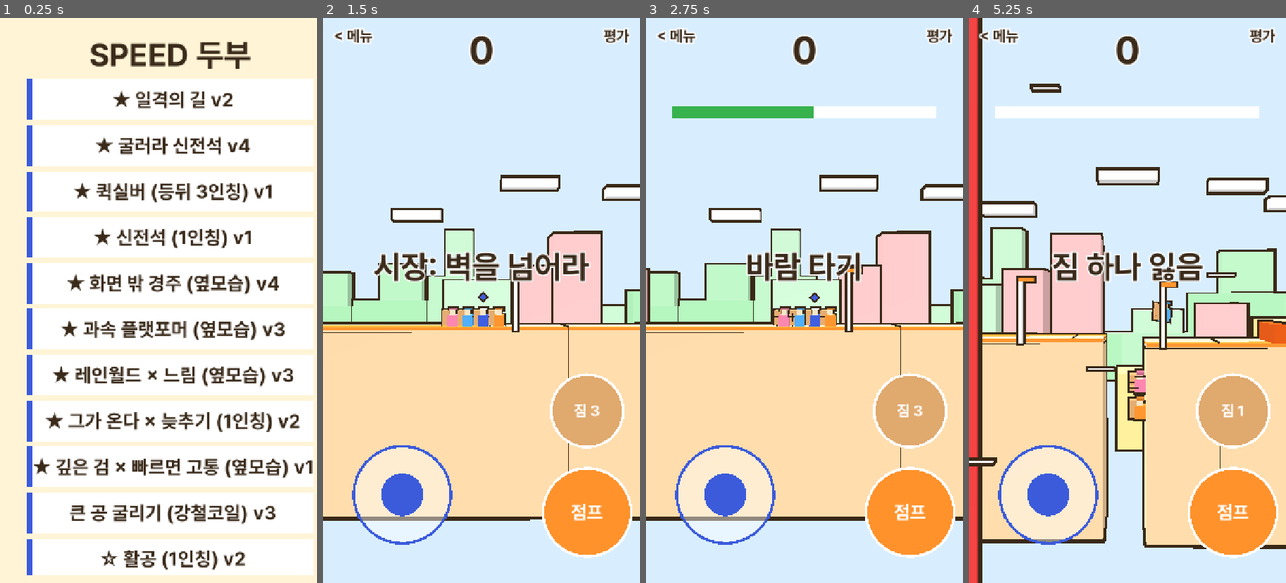
Above: before the commit, frames 1-4 (left to right).
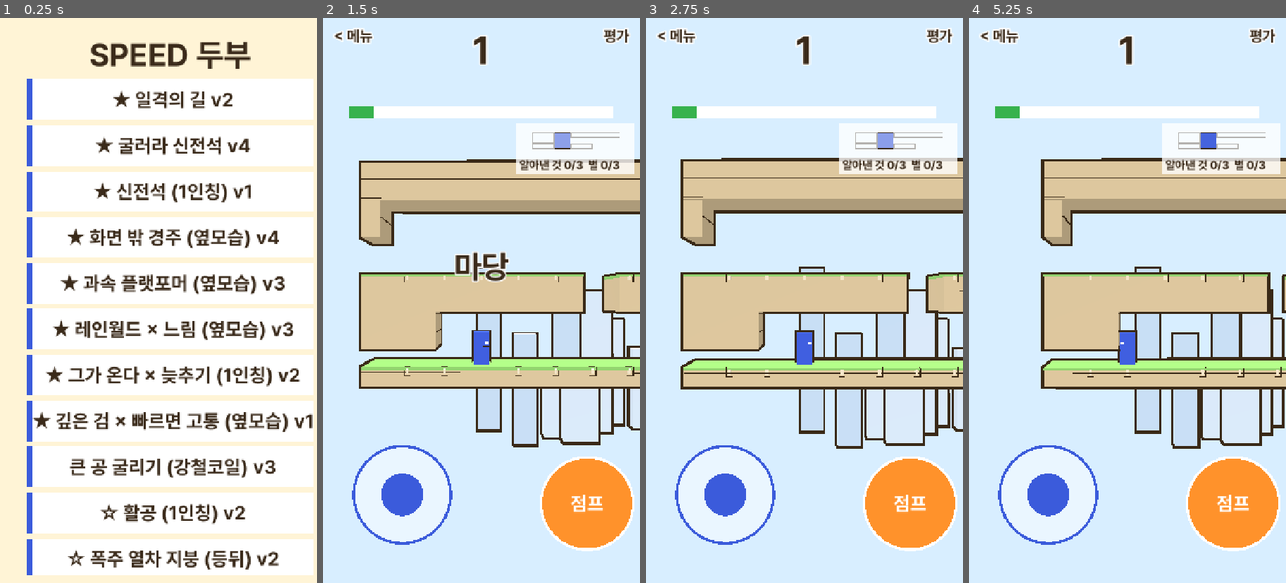
Above: after the commit, the same moments.

Repository: innollia/pai-games
Game: Godot game, scene res://main.tscn
The game is run twice, just before and just after one commit, with the same random seed, the same clock (stepped at 60 frames per second) and the same inputs.
Inputs (mouse positions are in pixels of both pictures, inside the frame that each line leads up to):
- Up to frame 1 (0.25 s): no input
- Up to frame 2 (1.5 s): tap Enter at 0.5 s; move the mouse to (551, 272) at 0.52 s; click (551, 272) at 0.67 s; tap Space at 1.25 s; drag from (418, 328) to (465, 413) at 1.27 s
- Up to frame 3 (2.75 s): move the mouse to (836, 176) at 2.02 s; click (836, 176) at 2.17 s
- Up to frame 4 (5.25 s): drag from (1111, 413) to (1032, 215) at 2.77 s; move the mouse to (1222, 385) at 3.52 s; click (1222, 385) at 3.67 s; drag from (1032, 215) to (1079, 159) at 4.27 s; move the mouse to (1143, 300) at 5.02 s; click (1143, 300) at 5.17 s

The runs differ from the first frame. In frame 1, 12% of the frame differs, in the area x 10-99%, y 29-98%; in frame 2, 58%; in frame 3, 57%; in frame 4, 59%, in the area x 0-100%, y 0-100%.

Commit message:
speed_tofu: fix quicksilver_tp shown in main menu after being moved to 2nd discard
Co-Authored-By: Claude Opus 5.5 <noreply@anthropic.com>

Diff:
--- a/games/speed_tofu/main.gd
+++ b/games/speed_tofu/main.gd
@@ -5,7 +5,6 @@
 	# 합격 (10/30 판정)
 	["blade", "★ 일격의 길"],
 	["boulder", "★ 굴러라 신전석"],
-	["quicksilver_tp", "★ 퀵실버 (등뒤 3인칭)"],
 	["boulder_fp", "★ 신전석 (1인칭)"],
 	["screenrace", "★ 화면 밖 경주 (옆모습)"],
 	["overpower", "★ 과속 플랫포머 (옆모습)"],
Not shown, changed: games/speed_tofu/ver.txt
Not shown, changed: games/speed_tofu/web/index.html
Not shown, changed: games/speed_tofu/web/index.pck
